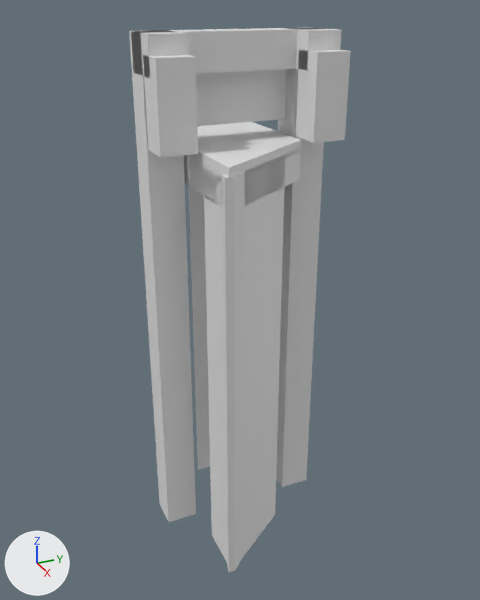
Renders of the glTF model models/hardinxveld-giessendam/hardinxveld-giessendam-brug-9dd9ad49/hardinxveld-giessendam-brug-9dd9ad49.glb from each side of a commit.
Both versions are drawn from a camera (50 mm lens) standing at (15.71, -6.88, 4.67) and looking at (0.11, 0.14, -3.13). Lighting does not change. The marker at lower left points along +X, +Y and +Z. The picture after the commit comes second.

Names of what the first picture shows: 'building:balans', 'building:balans 2', 'building:contragewicht', 'building:hamei', 'building:hamei 2', 'building:hangstang', 'building:hangstang 2', 'building:portaal', 'road:dek', 'road:inrit', 'road:landhoofd (aangenomen)', 'road:landhoofd (aangenomen) 2'.
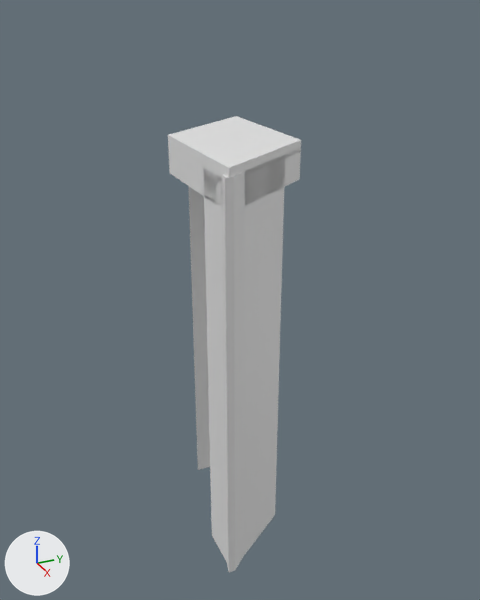
Changed parts and their boxes (x1, y1, x2, y2) in the pictures (480 x 600 px):
'building:hamei 2', deleted
    before: (129, 30, 196, 522)
'building:hamei', deleted
    before: (276, 27, 324, 487)
'building:hangstang 2', deleted
    before: (143, 55, 198, 157)
'building:contragewicht', deleted
    before: (196, 69, 286, 126)
'building:portaal', deleted
    before: (157, 28, 305, 73)
'building:hangstang', deleted
    before: (296, 50, 351, 143)
'building:balans 2', deleted
    before: (131, 31, 188, 78)
'building:balans', deleted
    before: (289, 28, 342, 71)

What the commit changed:
Object 'building:hamei' (ob_building_hamei) is deleted.
Object 'building:hamei 2' (ob_building_hamei_2) is deleted.
Object 'building:portaal' (ob_building_portaal) is deleted.
Object 'building:balans' (ob_building_balans) is deleted.
Object 'building:hangstang' (ob_building_hangstang) is deleted.
Object 'building:balans 2' (ob_building_balans_2) is deleted.
Object 'building:hangstang 2' (ob_building_hangstang_2) is deleted.
Object 'building:contragewicht' (ob_building_contragewicht) is deleted.
